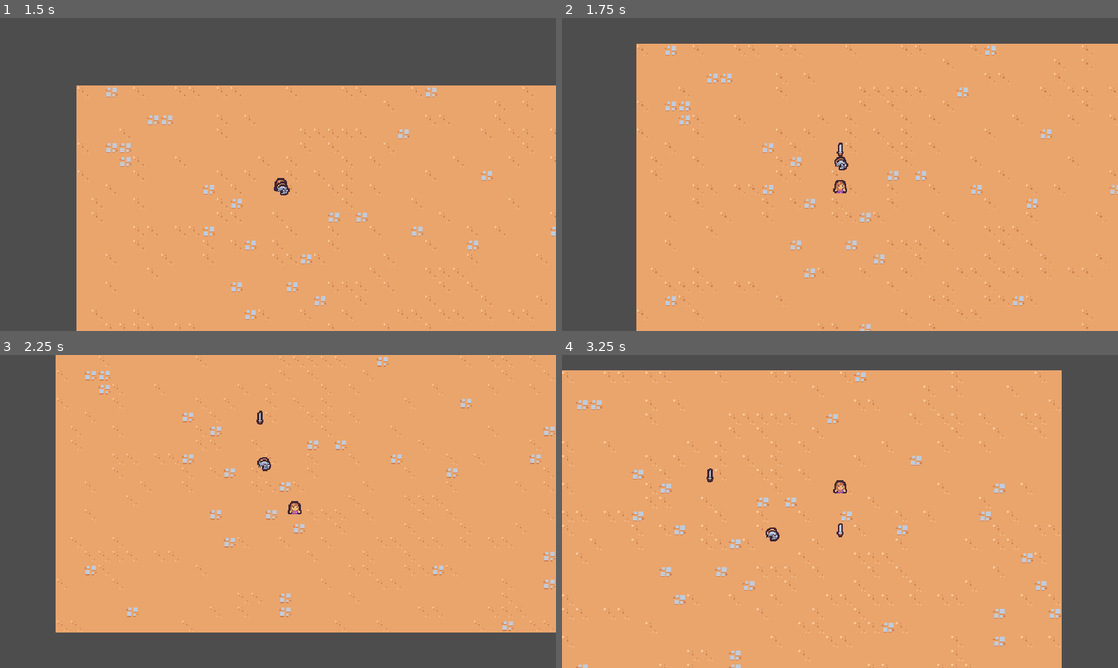
Above: before the commit, frames 1-4 (two rows, left to right).
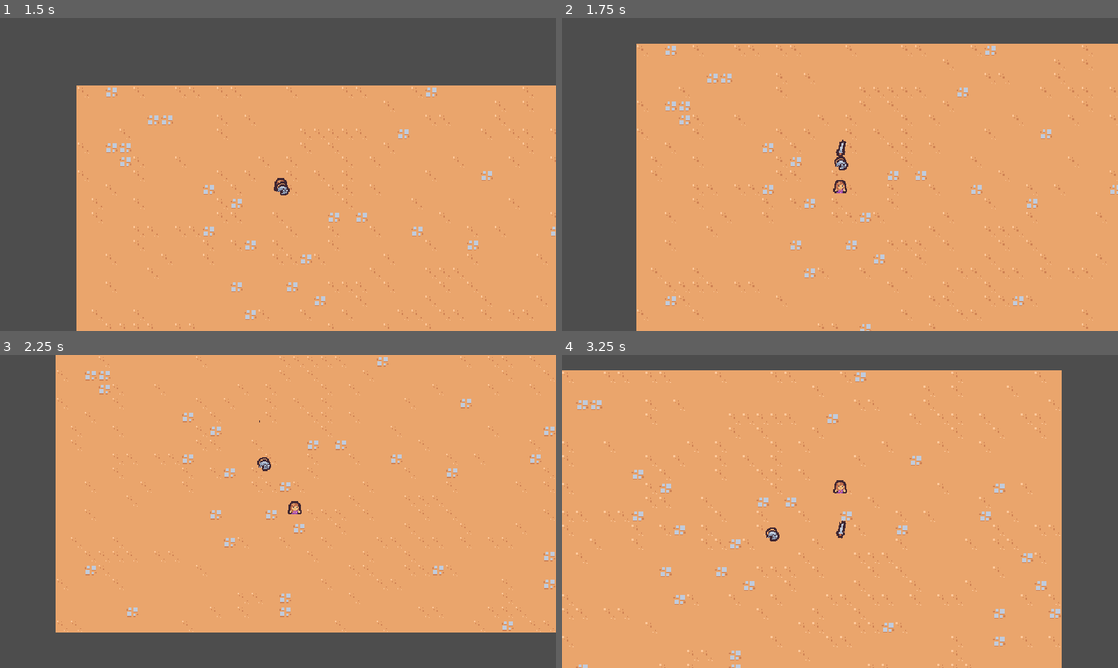
Above: after the commit, the same moments.

Repository: lilyplum/godot-tutorial
Game: Godot game, scene res://scenes/main/main.tscn
Same seed, same stepped clock (60 frames per second), same inputs: the game is played once before the commit and once after it.
Inputs:
- Up to frame 1 (1.5 s): hold D (move_right) 0.53-1.28 s; hold S (move_down) from 1.28 s (still down)
- Up to frame 2 (1.75 s): keep holding S (move_down)
- Up to frame 3 (2.25 s): release S (move_down) at 2.03 s; hold D (move_right) from 2.03 s (still down)
- Up to frame 4 (3.25 s): release D (move_right) at 2.78 s; hold W (move_up) from 2.78 s (still down)

Frame 1 is identical in both runs. In frame 2, less than 0.1% of the frame differs, in the area x 49-52%, y 38-45%; in frame 3, less than 0.1%; in frame 4, less than 0.1%, in the area x 26-52%, y 36-59%.

Commit message:
add sword animation

Diff:
--- a/2DSurvivor/scenes/ability/sword_ability/sword_ability.tscn
+++ b/2DSurvivor/scenes/ability/sword_ability/sword_ability.tscn
@@ -1,8 +1,90 @@
-[gd_scene load_steps=2 format=3 uid="uid://8t5roiy7c456"]
+[gd_scene load_steps=5 format=3 uid="uid://8t5roiy7c456"]
 
 [ext_resource type="Texture2D" uid="uid://cry7ltt8nv3m5" path="res://scenes/ability/sword_ability/sword.png" id="1_ebvkp"]
 
+[sub_resource type="Animation" id="Animation_cab88"]
+resource_name = "swing"
+length = 0.75
+step = 0.05
+tracks/0/type = "value"
+tracks/0/imported = false
+tracks/0/enabled = true
+tracks/0/path = NodePath("Sprite2D:rotation")
+tracks/0/interp = 2
+tracks/0/loop_wrap = true
+tracks/0/keys = {
+"times": PackedFloat32Array(0, 0.2, 0.4, 0.75),
+"transitions": PackedFloat32Array(1, 1, 1.68179, 1),
+"update": 0,
+"values": [0.0, -0.174533, 3.14159, 0.0]
+}
+tracks/1/type = "value"
+tracks/1/imported = false
+tracks/1/enabled = true
+tracks/1/path = NodePath("Sprite2D:scale")
+tracks/1/interp = 2
+tracks/1/loop_wrap = true
+tracks/1/keys = {
+"times": PackedFloat32Array(0, 0.1, 0.2, 0.35, 0.5, 0.75),
+"transitions": PackedFloat32Array(1, 1, 1, 1, 5.65686, 1),
+"update": 0,
+"values": [Vector2(1.25, 0), Vector2(0.5, 0.5), Vector2(1, 1), Vector2(2, 2), Vector2(1, 1), Vector2(0, 0)]
+}
+tracks/2/type = "method"
+tracks/2/imported = false
+tracks/2/enabled = true
+tracks/2/path = NodePath(".")
+tracks/2/interp = 1
+tracks/2/loop_wrap = true
+tracks/2/keys = {
+"times": PackedFloat32Array(0.75),
+"transitions": PackedFloat32Array(1),
+"values": [{
+"args": [],
+"method": &"queue_free"
+}]
+}
+
+[sub_resource type="Animation" id="Animation_o10j0"]
+length = 0.001
+tracks/0/type = "value"
+tracks/0/imported = false
+tracks/0/enabled = true
+tracks/0/path = NodePath("Sprite2D:rotation")
+tracks/0/interp = 1
+tracks/0/loop_wrap = true
+tracks/0/keys = {
+"times": PackedFloat32Array(0),
+"transitions": PackedFloat32Array(1),
+"update": 0,
+"values": [0.0]
+}
+tracks/1/type = "value"
+tracks/1/imported = false
+tracks/1/enabled = true
+tracks/1/path = NodePath("Sprite2D:scale")
+tracks/1/interp = 1
+tracks/1/loop_wrap = true
+tracks/1/keys = {
+"times": PackedFloat32Array(0),
+"transitions": PackedFloat32Array(1),
+"update": 0,
+"values": [Vector2(1, 1)]
+}
+
+[sub_resource type="AnimationLibrary" id="AnimationLibrary_koxvq"]
+_data = {
+"RESET": SubResource("Animation_o10j0"),
+"swing": SubResource("Animation_cab88")
+}
+
 [node name="SwordAbility" type="Node2D"]
+
+[node name="AnimationPlayer" type="AnimationPlayer" parent="."]
+autoplay = "swing"
+libraries = {
+"": SubResource("AnimationLibrary_koxvq")
+}
 
 [node name="Sprite2D" type="Sprite2D" parent="."]
 texture = ExtResource("1_ebvkp")
